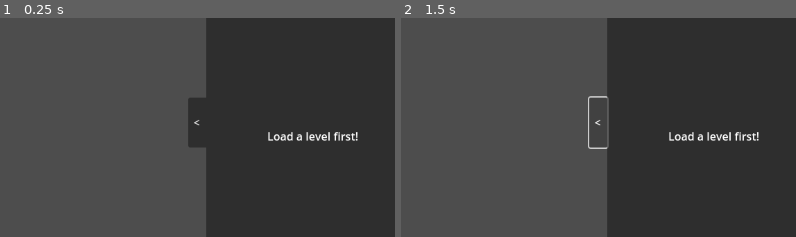
Above: before the commit, frames 1-2 (left to right).
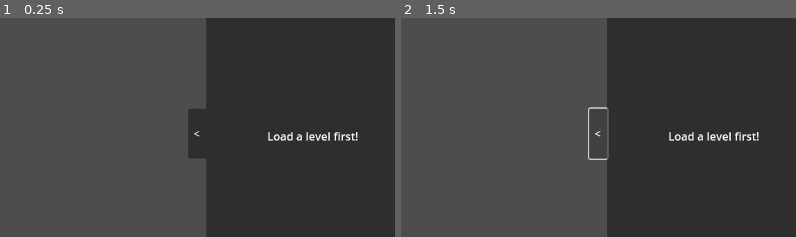
Above: after the commit, the same moments.

Repository: jeff-fantastic/mb64-parser
Game: Godot game, scene res://main.tscn
Same seed, same stepped clock (60 frames per second), same inputs: the game is played once before the commit and once after it.
Inputs:
- Up to frame 1 (0.25 s): no input
- Up to frame 2 (1.5 s): click ">" at 0.5 s; click "<" at 1.25 s
The pictures show only the part of the screen within x 46-96%, y 23-73%; the shares and areas given below are measured in that part.

The runs differ from the first frame. In frame 1, 0.5% of the frame differs, in the area x 47-53%, y 36-64%; in frame 2, 0.3%.

Commit message:
should be all fields in now

Diff:
--- a/asset/ui_theme.tres
+++ b/asset/ui_theme.tres
@@ -1,4 +1,40 @@
-[gd_resource type="Theme" load_steps=3 format=3 uid="uid://yxs4msdvs0lv"]
+[gd_resource type="Theme" load_steps=6 format=3 uid="uid://yxs4msdvs0lv"]
+
+[sub_resource type="StyleBoxFlat" id="StyleBoxFlat_vruoc"]
+content_margin_left = 4.0
+content_margin_top = 4.0
+content_margin_right = 4.0
+content_margin_bottom = 4.0
+bg_color = Color(0.225, 0.225, 0.225, 0.6)
+corner_radius_top_left = 3
+corner_radius_top_right = 3
+corner_radius_bottom_right = 3
+corner_radius_bottom_left = 3
+corner_detail = 5
+
+[sub_resource type="StyleBoxFlat" id="StyleBoxFlat_3ockb"]
+content_margin_left = 8.0
+content_margin_top = 4.0
+content_margin_right = 8.0
+content_margin_bottom = 4.0
+bg_color = Color(0.1, 0.1, 0.1, 0.6)
+corner_radius_top_left = 3
+corner_radius_top_right = 3
+corner_radius_bottom_right = 3
+corner_radius_bottom_left = 3
+corner_detail = 5
+
+[sub_resource type="StyleBoxFlat" id="StyleBoxFlat_vmvlm"]
+content_margin_left = 4.0
+content_margin_top = 4.0
+content_margin_right = 4.0
+content_margin_bottom = 4.0
+bg_color = Color(0, 0, 0, 0.6)
+corner_radius_top_left = 3
+corner_radius_top_right = 3
+corner_radius_bottom_right = 3
+corner_radius_bottom_left = 3
+corner_detail = 5
 
 [sub_resource type="StyleBoxLine" id="StyleBoxLine_83gam"]
 content_margin_left = 4.0
@@ -23,6 +59,9 @@
 corner_detail = 5
 
 [resource]
+Button/styles/hover = SubResource("StyleBoxFlat_vruoc")
+Button/styles/normal = SubResource("StyleBoxFlat_3ockb")
+Button/styles/pressed = SubResource("StyleBoxFlat_vmvlm")
 HSeparator/styles/separator = SubResource("StyleBoxLine_83gam")
 PanelContainer/styles/panel = SubResource("StyleBoxFlat_6kvsa")
 RichTextLabel/font_sizes/italics_font_size = 12
--- a/main.tscn
+++ b/main.tscn
@@ -15,6 +15,9 @@
 corner_radius_top_left = 3
 corner_radius_bottom_left = 3
 corner_detail = 5
+
+[sub_resource type="LabelSettings" id="LabelSettings_cjteh"]
+font_size = 18
 
 [node name="main" type="Node"]
 
@@ -119,13 +122,11 @@
 [node name="hide_show" type="Button" parent="ui/meta_data"]
 layout_mode = 2
 anchor_left = -0.442809
-anchor_top = -0.00633341
 anchor_right = -0.442809
-anchor_bottom = -0.00633341
 offset_left = -26.0101
-offset_top = 251.9
-offset_right = -0.0100708
-offset_bottom = 323.9
+offset_top = 266.0
+offset_right = -0.0100632
+offset_bottom = 338.0
 size_flags_horizontal = 8
 theme_override_styles/normal = SubResource("StyleBoxFlat_t1iys")
 text = "<"
@@ -192,11 +193,21 @@
 [node name="scroll" type="ScrollContainer" parent="ui/meta_data/panel/meta_container"]
 layout_mode = 2
 size_flags_vertical = 3
+scroll_vertical = 124
+horizontal_scroll_mode = 0
 
 [node name="vbox" type="VBoxContainer" parent="ui/meta_data/panel/meta_container/scroll"]
 layout_mode = 2
 size_flags_horizontal = 3
 size_flags_vertical = 3
+
+[node name="info" type="Label" parent="ui/meta_data/panel/meta_container/scroll/vbox"]
+layout_mode = 2
+text = "Information"
+label_settings = SubResource("LabelSettings_cjteh")
+
+[node name="seperator3" type="HSeparator" parent="ui/meta_data/panel/meta_container/scroll/vbox"]
+layout_mode = 2
 
 [node name="level_name_property" type="HBoxContainer" parent="ui/meta_data/panel/meta_container/scroll/vbox"]
 layout_mode = 2
@@ -230,7 +241,210 @@
 max_length = 30
 clear_button_enabled = true
 
-[node name="HSeparator" type="HSeparator" parent="ui/meta_data/panel/meta_container/scroll/vbox"]
+[node name="generic" type="Label" parent="ui/meta_data/panel/meta_container/scroll/vbox"]
+layout_mode = 2
+text = "Generic"
+label_settings = SubResource("LabelSettings_cjteh")
+
+[node name="seperator" type="HSeparator" parent="ui/meta_data/panel/meta_container/scroll/vbox"]
+layout_mode = 2
+
+[node name="song_property" type="HBoxContainer" parent="ui/meta_data/panel/meta_container/scroll/vbox"]
+layout_mode = 2
+
+[node name="meta_name" type="Label" parent="ui/meta_data/panel/meta_container/scroll/vbox/song_property"]
+layout_mode = 2
+text = "Song"
+
+[node name="song" type="Button" parent="ui/meta_data/panel/meta_container/scroll/vbox/song_property"]
+custom_minimum_size = Vector2(160, 0)
+layout_mode = 2
+size_flags_horizontal = 10
+text = "Open Config"
+alignment = 0
+
+[node name="song_config_window" parent="ui/meta_data/panel/meta_container/scroll/vbox/song_property/song" instance=ExtResource("5_68tqu")]
+unique_name_in_owner = true
+visible = false
+
+[node name="envfx_property" type="HBoxContainer" parent="ui/meta_data/panel/meta_container/scroll/vbox"]
+layout_mode = 2
+
+[node name="meta_name" type="Label" parent="ui/meta_data/panel/meta_container/scroll/vbox/envfx_property"]
+layout_mode = 2
+text = "Environment"
+
+[node name="environment" type="OptionButton" parent="ui/meta_data/panel/meta_container/scroll/vbox/envfx_property"]
+unique_name_in_owner = true
+custom_minimum_size = Vector2(160, 0)
+layout_mode = 2
+size_flags_horizontal = 10
+item_count = 5
+selected = 0
+fit_to_longest_item = false
+popup/item_0/text = "None"
+popup/item_0/id = 0
+popup/item_1/text = "Ashes"
+popup/item_1/id = 1
+popup/item_2/text = "Snow"
+popup/item_2/id = 2
+popup/item_3/text = "Rain"
+popup/item_3/id = 3
+popup/item_4/text = "Sandstorm"
+popup/item_4/id = 4
+
+[node name="theme_property" type="HBoxContainer" parent="ui/meta_data/panel/meta_container/scroll/vbox"]
+layout_mode = 2
+
+[node name="meta_name" type="Label" parent="ui/meta_data/panel/meta_container/scroll/vbox/theme_property"]
+layout_mode = 2
+text = "Theme"
+
+[node name="theme" type="OptionButton" parent="ui/meta_data/panel/meta_container/scroll/vbox/theme_property"]
+unique_name_in_owner = true
+custom_minimum_size = Vector2(200, 0)
+layout_mode = 2
+size_flags_horizontal = 10
+item_count = 12
+selected = 0
+fit_to_longest_item = false
+popup/item_0/text = "Generic"
+popup/item_0/id = 0
+popup/item_1/text = "Shifting Sand Land"
+popup/item_1/id = 1
+popup/item_2/text = "Red Hot Reservoir"
+popup/item_2/id = 2
+popup/item_3/text = "Hazy Maze Cave"
+popup/item_3/id = 3
+popup/item_4/text = "Peach's Castle"
+popup/item_4/id = 4
+popup/item_5/text = "Virtualplex"
+popup/item_5/id = 5
+popup/item_6/text = "Snowy Palace"
+popup/item_6/id = 6
+popup/item_7/text = "Big Boo's Haunt"
+popup/item_7/id = 7
+popup/item_8/text = "Jolly Roger Bay"
+popup/item_8/id = 8
+popup/item_9/text = "Retroland"
+popup/item_9/id = 9
+popup/item_10/text = "Custom"
+popup/item_10/id = 10
+popup/item_11/text = "Minecraft"
+popup/item_11/id = 11
+
+[node name="background_property" type="HBoxContainer" parent="ui/meta_data/panel/meta_container/scroll/vbox"]
+layout_mode = 2
+
+[node name="meta_name" type="Label" parent="ui/meta_data/panel/meta_container/scroll/vbox/background_property"]
+layout_mode = 2
+text = "BG"
+
+[node name="background" type="OptionButton" parent="ui/meta_data/panel/meta_container/scroll/vbox/background_property"]
+unique_name_in_owner = true
+custom_minimum_size = Vector2(200, 0)
+layout_mode = 2
+size_flags_horizontal = 10
+item_count = 10
+selected = 0
+popup/item_0/text = "Ocean Hills"
+popup/item_0/id = 0
+popup/item_1/text = "Cloudy Sky"
+popup/item_1/id = 1
+popup/item_2/text = "Fiery Sky"
+popup/item_2/id = 2
+popup/item_3/text = "Green Cave"
+popup/item_3/id = 3
+popup/item_4/text = "Haunted Forest"
+popup/item_4/id = 4
+popup/item_5/text = "Ice Mountains"
+popup/item_5/id = 5
+popup/item_6/text = "Desert Pyramids"
+popup/item_6/id = 6
+popup/item_7/text = "Underwater City"
+popup/item_7/id = 7
+popup/item_8/text = "Pink Sky"
+popup/item_8/id = 8
+popup/item_9/text = "None"
+popup/item_9/id = 9
+
+[node name="secret_property" type="HBoxContainer" parent="ui/meta_data/panel/meta_container/scroll/vbox"]
+layout_mode = 2
+
+[node name="meta_name" type="Label" parent="ui/meta_data/panel/meta_container/scroll/vbox/secret_property"]
+layout_mode = 2
+text = "Enable Secret Theme"
+
+[node name="secret_theme" type="CheckBox" parent="ui/meta_data/panel/meta_container/scroll/vbox/secret_property"]
+unique_name_in_owner = true
+custom_minimum_size = Vector2(0, 31)
+layout_mode = 2
+size_flags_horizontal = 10
+
+[node name="boundary" type="Label" parent="ui/meta_data/panel/meta_container/scroll/vbox"]
+layout_mode = 2
+text = "Boundary"
+label_settings = SubResource("LabelSettings_cjteh")
+
+[node name="seperator2" type="HSeparator" parent="ui/meta_data/panel/meta_container/scroll/vbox"]
+layout_mode = 2
+
+[node name="boundary_type" type="HBoxContainer" parent="ui/meta_data/panel/meta_container/scroll/vbox"]
+layout_mode = 2
+
+[node name="meta_name" type="Label" parent="ui/meta_data/panel/meta_container/scroll/vbox/boundary_type"]
+layout_mode = 2
+text = "Boundary Type"
+
+[node name="bound_type" type="OptionButton" parent="ui/meta_data/panel/meta_container/scroll/vbox/boundary_type"]
+unique_name_in_owner = true
+custom_minimum_size = Vector2(160, 0)
+layout_mode = 2
+size_flags_horizontal = 10
+item_count = 5
+popup/item_0/text = "Void"
+popup/item_0/id = 0
+popup/item_1/text = "Plain"
+popup/item_1/id = 1
+popup/item_2/text = "Valley"
+popup/item_2/id = 2
+popup/item_3/text = "Chasm"
+popup/item_3/id = 3
+popup/item_4/text = "Plateau"
+popup/item_4/id = 4
+
+[node name="boundary_height" type="HBoxContainer" parent="ui/meta_data/panel/meta_container/scroll/vbox"]
+layout_mode = 2
+
+[node name="meta_name" type="Label" parent="ui/meta_data/panel/meta_container/scroll/vbox/boundary_height"]
+layout_mode = 2
+text = "Boundary Height"
+
+[node name="bound_height" type="SpinBox" parent="ui/meta_data/panel/meta_container/scroll/vbox/boundary_height"]
+unique_name_in_owner = true
+layout_mode = 2
+size_flags_horizontal = 10
+max_value = 64.0
+prefix = "Y"
+
+[node name="boundary_material_id" type="HBoxContainer" parent="ui/meta_data/panel/meta_container/scroll/vbox"]
+layout_mode = 2
+
+[node name="meta_name" type="Label" parent="ui/meta_data/panel/meta_container/scroll/vbox/boundary_material_id"]
+layout_mode = 2
+text = "Boundary Material ID"
+
+[node name="mat_id" type="SpinBox" parent="ui/meta_data/panel/meta_container/scroll/vbox/boundary_material_id"]
+layout_mode = 2
+size_flags_horizontal = 10
+max_value = 9.0
+
+[node name="btcm" type="Label" parent="ui/meta_data/panel/meta_container/scroll/vbox"]
+layout_mode = 2
+text = "Beyond The Cursed Mirror"
+label_settings = SubResource("LabelSettings_cjteh")
+
+[node name="seperator4" type="HSeparator" parent="ui/meta_data/panel/meta_container/scroll/vbox"]
 layout_mode = 2
 
 [node name="costume_property" type="HBoxContainer" parent="ui/meta_data/panel/meta_container/scroll/vbox"]
@@ -278,24 +492,6 @@
 popup/item_14/text = "Cosmic Phant."
 popup/item_14/id = 14
 
-[node name="song_property" type="HBoxContainer" parent="ui/meta_data/panel/meta_container/scroll/vbox"]
-layout_mode = 2
-
-[node name="meta_name" type="Label" parent="ui/meta_data/panel/meta_container/scroll/vbox/song_property"]
-layout_mode = 2
-text = "Song"
-
-[node name="song" type="Button" parent="ui/meta_data/panel/meta_container/scroll/vbox/song_property"]
-custom_minimum_size = Vector2(160, 0)
-layout_mode = 2
-size_flags_horizontal = 10
-text = "Open Config"
-alignment = 0
-
-[node name="song_config_window" parent="ui/meta_data/panel/meta_container/scroll/vbox/song_property/song" instance=ExtResource("5_68tqu")]
-unique_name_in_owner = true
-visible = false
-
 [node name="write_metadata" type="Button" parent="ui/meta_data/panel/meta_container"]
 layout_mode = 2
 tooltip_text = "Writes changed metadata to .mb64 file"
--- a/script/parser.gd
+++ b/script/parser.gd
@@ -25,13 +25,8 @@
 	res.file_header = file.get_buffer(0xA).get_string_from_ascii()
 	res.version = file.get_8()
 	res.author = file.get_buffer(0x1F).get_string_from_ascii()
-	print(file.get_position())
 	res.picture = file.get_buffer(8192)
 	res.picture_img = build_image(res.picture)
-	# @bug
-	# Seems like a weird inconsistency between the struct and
-	# how the file is saved. Painting is offset by 43 bytes instead
-	# of the expected 42
 	res.costume = file.get_8()
 	res.music = file.get_buffer(5)
 
@@ -52,9 +47,9 @@
 	var new_file = FileAccess.open(new_name, FileAccess.WRITE)
 
 	# Begin writing
-	new_file.store_buffer(res.file_header.rpad(0xA).to_ascii_buffer())
+	new_file.store_buffer(prep_data(0xA, res.file_header.to_utf8_buffer()))
 	new_file.store_8(res.version)
-	new_file.store_buffer(res.author.rpad(0x1F).to_ascii_buffer())
+	new_file.store_buffer(prep_data(0x1F, res.author.to_utf8_buffer()))
 	new_file.store_buffer(res.picture)
 	new_file.store_8(res.costume)
 	new_file.store_buffer(res.music)
@@ -134,6 +129,15 @@
 	current_res.picture_img = build_image(current_res.picture)
 	parsing_complete.emit(current_res)
 
+## Prepares empty space in a data packet
+func prep_data(length : int, buf : PackedByteArray) -> PackedByteArray:
+	var pad : PackedByteArray = []
+	var target : int = length - buf.size()
+	pad.resize(target)
+	pad.fill(0)
+	buf.append_array(pad)
+	return buf
+
 ## SETTERS
 ##------------------------------------------------------------------------------
 
Not shown: 2 places in main.tscn that only renumber resources
